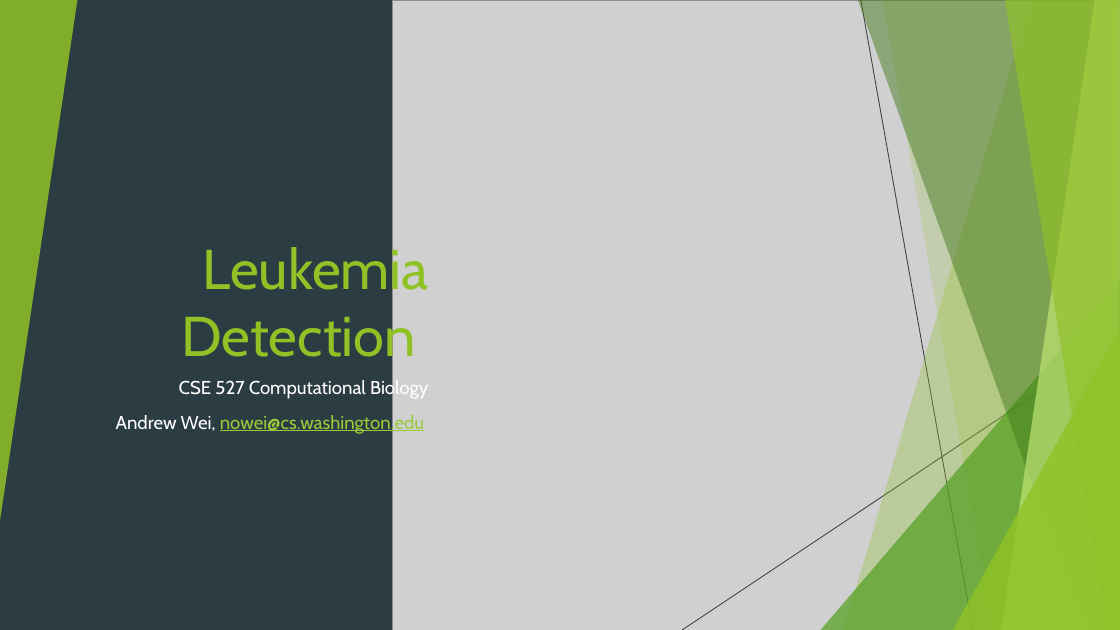
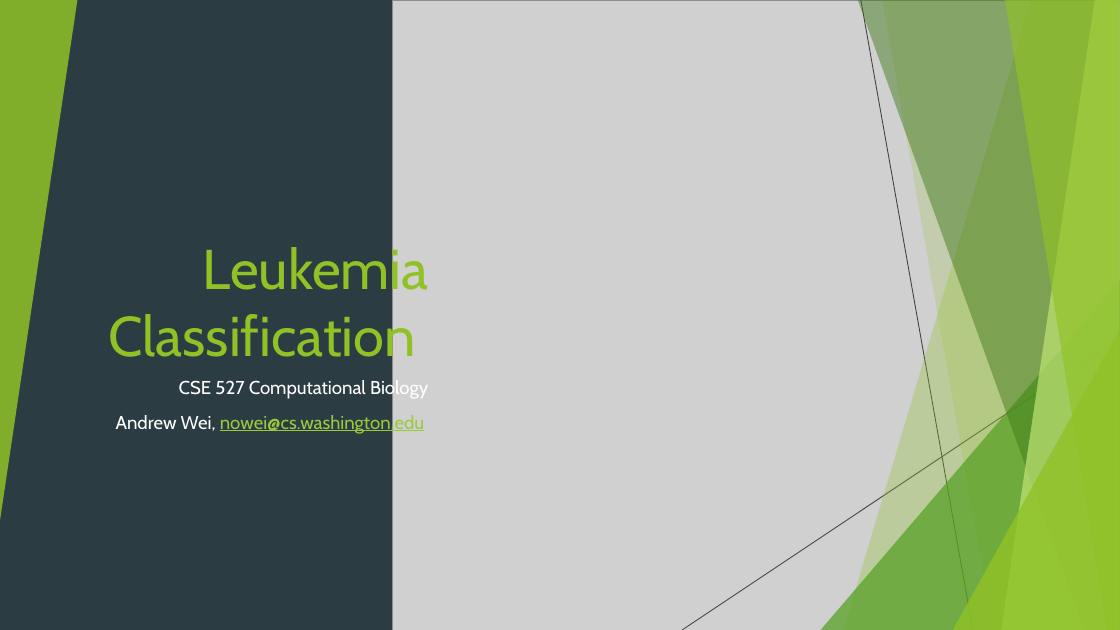
Before and after one commit to nowei/leukemia-classification, a slide deck: slide 1 of Leukemia Detection.pptx. Drawn at 1120x630 pixels with LibreOffice and Linux fonts; fonts in the diff are those of the drawing; grey boxes stand for pictures. Boxes give left, top, right and bottom in pixels: in the first picture for what was removed or moved away, otherwise in the second. Text is boxed around its words. In the diff, an @@ line names an element or a change of style, - is before the commit and + after.

```diff
--- a/Leukemia Detection.pptx
+++ b/Leukemia Detection.pptx
@@ title at [108, 241, 429, 368]: text changed @@
-Leukemia Detection
+Leukemia Classification
```
Also in this commit, not shown: 13 other slides changed, 10 slides added, 6 slides removed, 15 other files.
